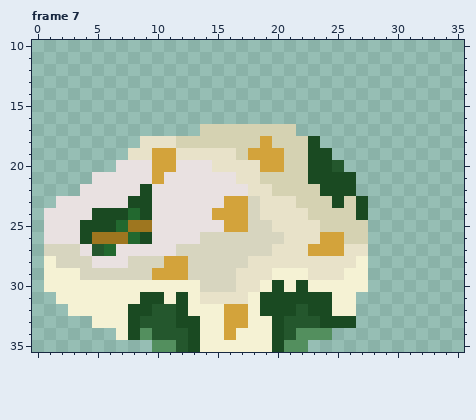
Animated GIF sprite, stored at public/imagenes_de_mascotas/29.gif. This is how it looked before the edit.
The file is 36x36 pixels, 10 frames. Shown: frame 7: x 0..35, y 10..35. The commit also changed other frames, which this record leaves out.
After the commit:
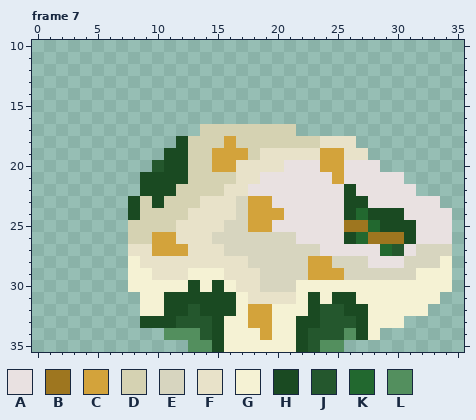
Palette (. is transparent): A #e9e1e1  B #9e761f  C #d3a33b  D #d5d2b2  E #d7d5bf  F #e8e2c9  G #f5f2d4  H #1a4a22  J #24572d  K #22682f  L #538f5e
What changed:
--- frame 7
@@ x 0..35 @@
 17 ..............DDDDDDDD..............
-18 .........FFFDDDDDDDCDDDH............
-19 ........FFCCFFFFFDCCCDDHH...........
-20 .......AAACCAAAFFFFCCDDHHJ..........
-21 .....AAAAACAAAAAAFFDDDDHHHH.........
-22 ....AAAAAHAAAAAAAAFFDDDDHHH.........
-23 ..AAAAAAHHAAAAAACCEFFFDDDHDH........
-24 .AAAAHHHKHAAAAACCCEFFFFDDDDH........
-25 .AAAHHHKBBAAAAAACCEEFFFFDDDD........
-26 .AAAHBBBKHAAAAEEEEEEEFFFCCDD........
-27 .EEEAJKAAAAAEEEEEEEEFFFCCCFF........
-28 .GEEEAAAEEECCEEEEEFFFFFFFFFG........
-29 .GGGEEEEEECCCEEEEFFFGGGFFFGG........
-30 .GGGGGGGGGGGGGEEEFFGHGHGGGGG........
-31 ..GGGGGGGHHGHGFFFFGHHHHHHGG.........
-32 ...GGGGGHHJJHGGGCCGHHHJHHGG.........
-33 .....GGGHJJJHHGGCCGGHJJJHHH.........
-34 .......GHLJJJHGGCGGGHJLLL...........
-35 ..........LLJHGGGGGGHLL.............
+18 ............HDDDCDDDDDDDFFF.........
+19 ...........HHDDCCCDFFFFFCCFF........
+20 ..........JHHDDCCFFFFAAACCAAA.......
+21 .........HHHHDDDDFFAAAAAACAAAAA.....
+22 .........HHHDDDDFFAAAAAAAAHAAAAA....
+23 ........HDHDDDFFFECCAAAAAAHHAAAAAA..
+24 ........HDDDDFFFFECCCAAAAAHKHHHAAAA.
+25 ........DDDDFFFFEECCAAAAAABBKHHHAAA.
+26 ........DDCCFFFEEEEEEEAAAAHKBBBHAAA.
+27 ........FFCCCFFFEEEEEEEEAAAAAKJAEEE.
+28 ........GFFFFFFFFFEEEEECCEEEAAAEEEG.
+29 ........GGFFFGGGFFFEEEECCCEEEEEEGGG.
+30 ........GGGGGHGHGFFEEEGGGGGGGGGGGGG.
+31 .........GGHHHHHHGFFFFGHGHHGGGGGGG..
+32 .........GGHHJHHHGCCGGGHJJHHGGGGG...
+33 .........HHHJJJHGGCCGGHHJJJHGGG.....
+34 ...........LLLJHGGGCGGHJJJLHG.......
+35 .............LLHGGGGGGHJLL..........
Where, in picture pixels (left, top, right, bottom), the same in both pictures:
changed: (44, 136, 452, 352)
